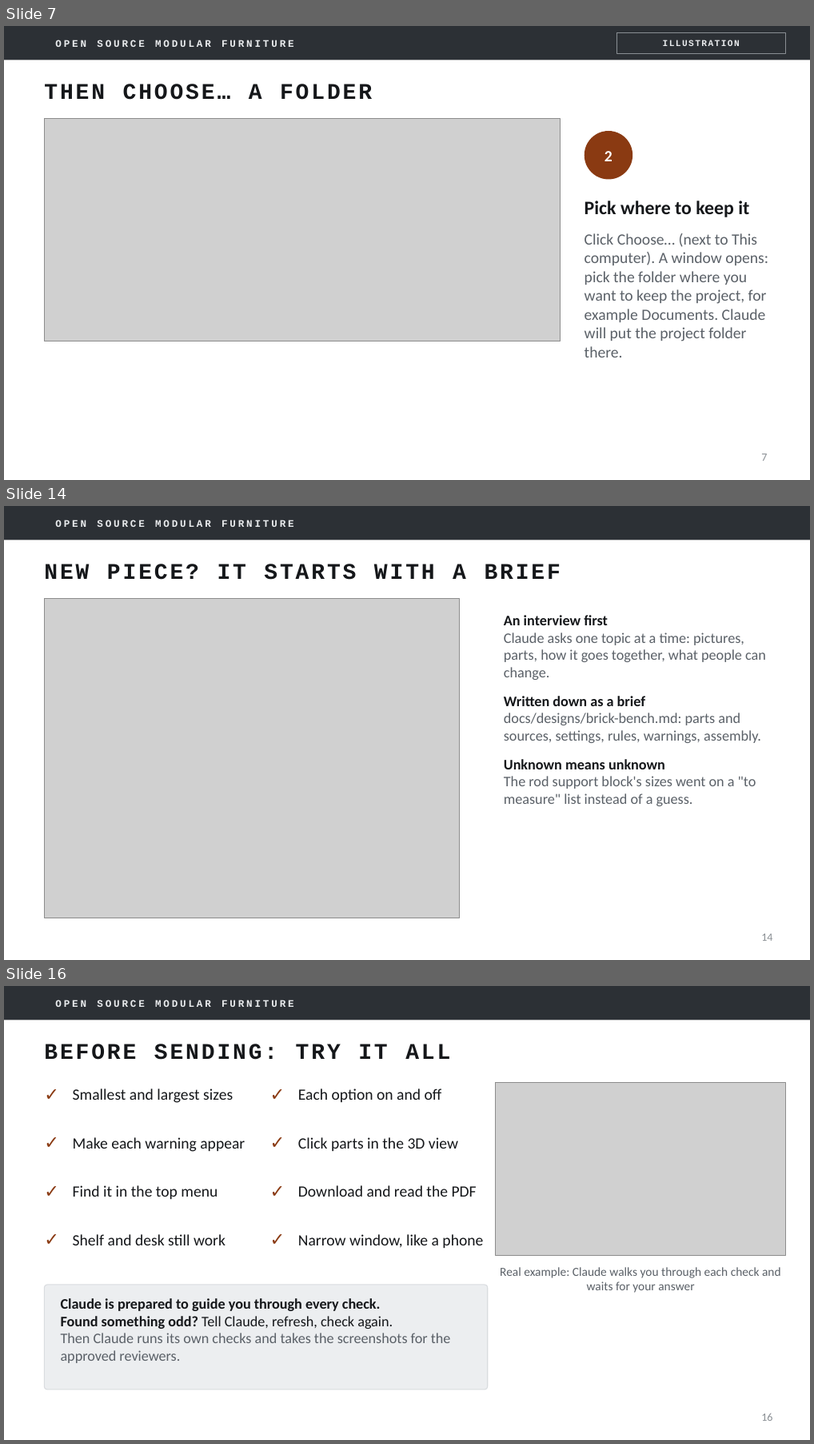
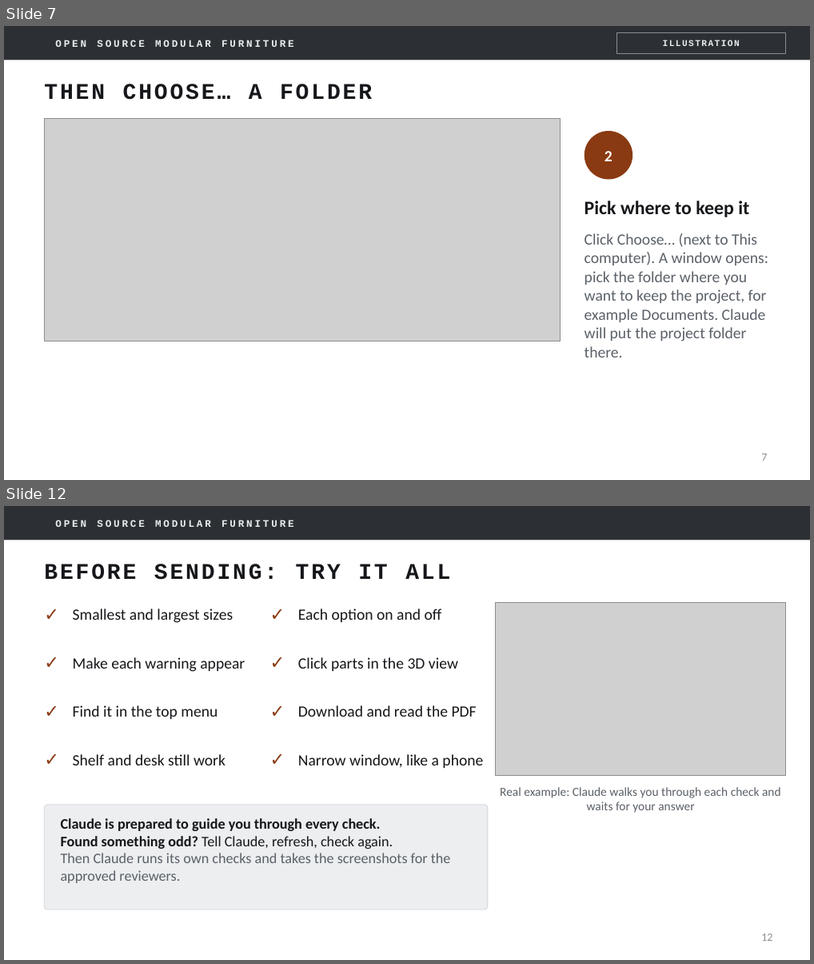
Before and after one commit to mfprado/acrylic-furniture, a slide deck: docs/contributing-guide.pptx. Shown one above the other, each under a label of ours: slides 7, 14 and 16 before the commit, slides 7 and 12 after it; the slides between them are not shown. The pictures are 814x1444 and 814x964 pixels, drawn with LibreOffice and Linux fonts; fonts in the diff are those of the drawing; grey boxes stand for pictures; background and template pictures are left out. Boxes give left, top, right and bottom in pixels: in the first picture for what was removed or moved away, otherwise in the second. Text is boxed around its words. In the diff, an @@ line names an element or a change of style, - is before the commit and + after.

```diff
--- a/docs/contributing-guide.pptx
+++ b/docs/contributing-guide.pptx
@@ slide 14 removed at (4, 506, 810, 960), background #FFFFFF; not listed: 2 template elements that a slide beside it also shows @@
@@ title removed at (44, 564, 561, 580) @@
-NEW PIECE? IT STARTS WITH A BRIEF
@@ picture removed at (44, 599, 460, 917) @@
@@ text removed at (504, 615, 766, 806) @@
-An interview first
-Claude asks one topic at a time: pictures, parts, how it goes together, what people can change.
-Written down as a brief
-docs/designs/brick-bench.md: parts and sources, settings, rules, warnings, assembly.
-Unknown means unknown
-The rod support block's sizes went on a "to measure" list instead of a guess.
@@ page number removed at (762, 933, 773, 940) @@
-14
@@ what was slide 16 is now slide 12 @@
@@ page number at (762, 933, 773, 940): text changed @@
-16
+12
```
Also in this commit, not shown: 6 slides changed, 3 other slides removed.
